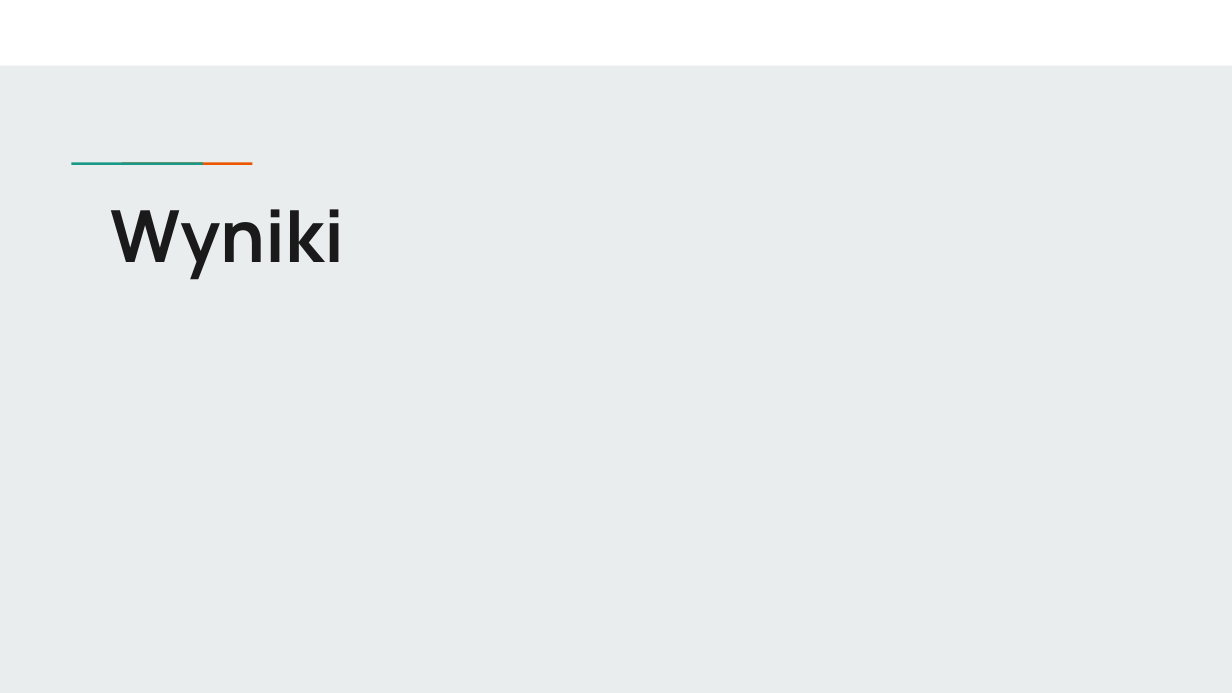
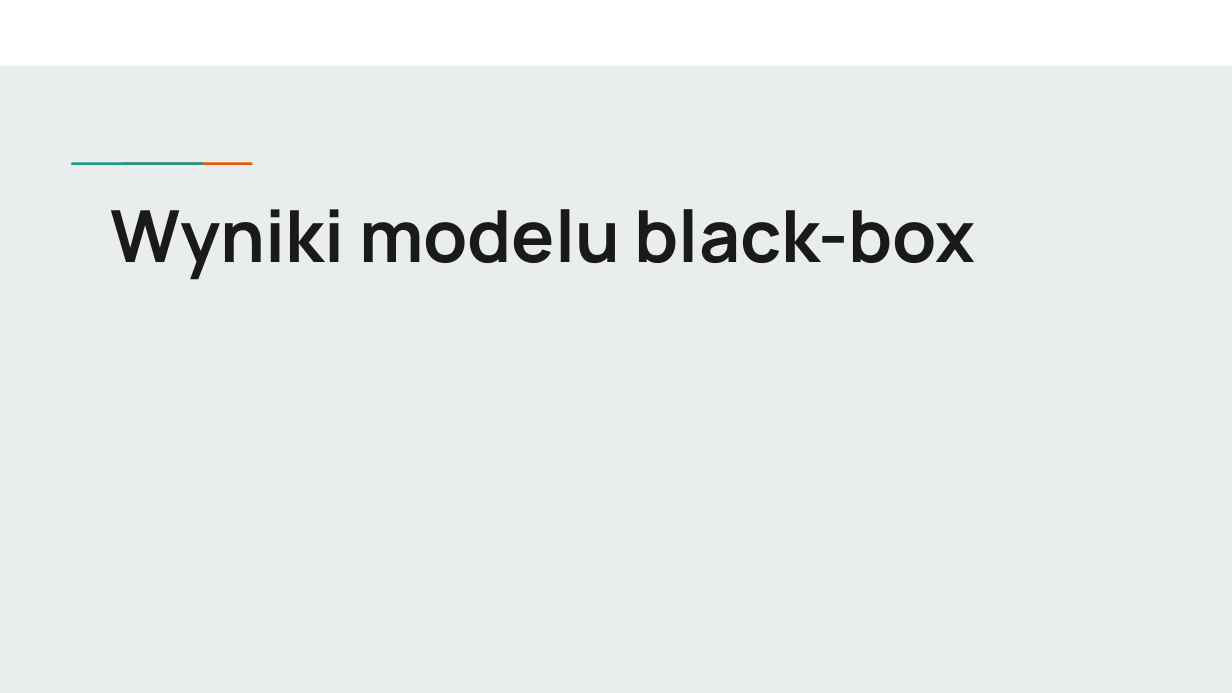
Before and after one commit to wojtek2288/interpretowalnosc, a slide deck: slide 16 of Analiza i budowa modelu predykcyjnego w oparciu o dane finansowe oraz wskaźniki finansowe.pptx. Drawn at 1232x693 pixels with LibreOffice and Linux fonts; fonts in the diff are those of the drawing. Boxes give left, top, right and bottom in pixels: in the first picture for what was removed or moved away, otherwise in the second. Text is boxed around its words. In the diff, an @@ line names an element or a change of style, - is before the commit and + after.

```diff
--- a/Analiza i budowa modelu predykcyjnego w oparciu o dane finansowe oraz wskaźniki finansowe.pptx
+++ b/Analiza i budowa modelu predykcyjnego w oparciu o dane finansowe oraz wskaźniki finansowe.pptx
@@ title at box(111, 209, 976, 280): text changed @@
-Wyniki
+Wyniki modelu black-box
```
Also in this commit, not shown: 9 other slides changed, 2 other files.
